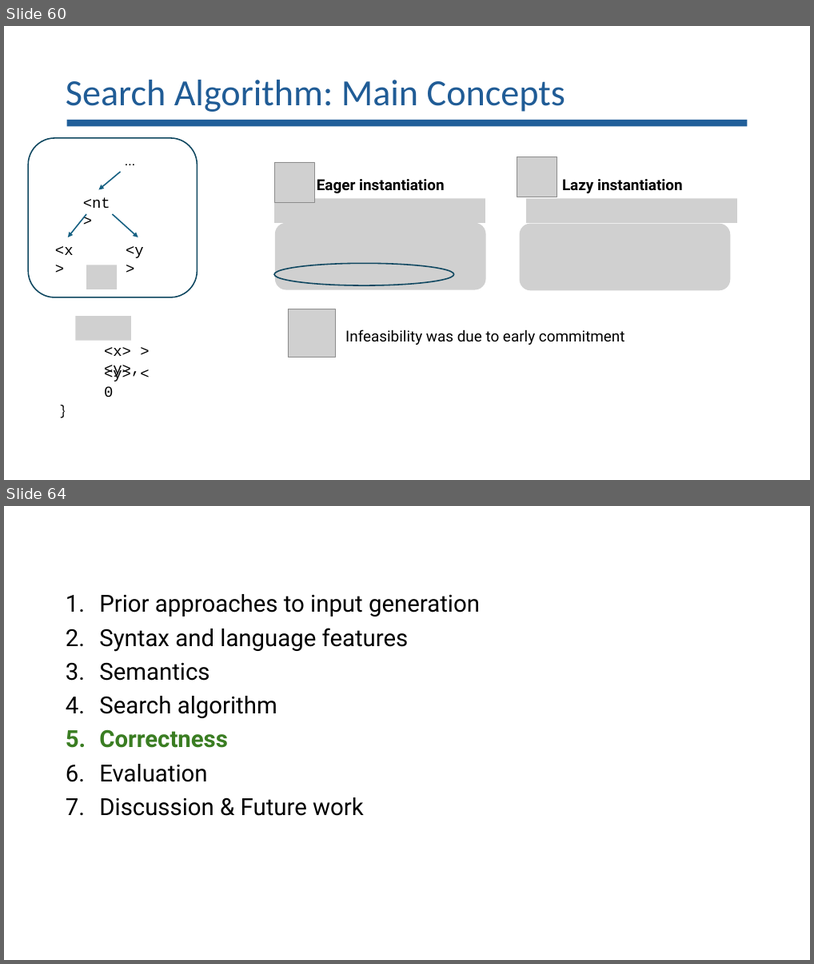
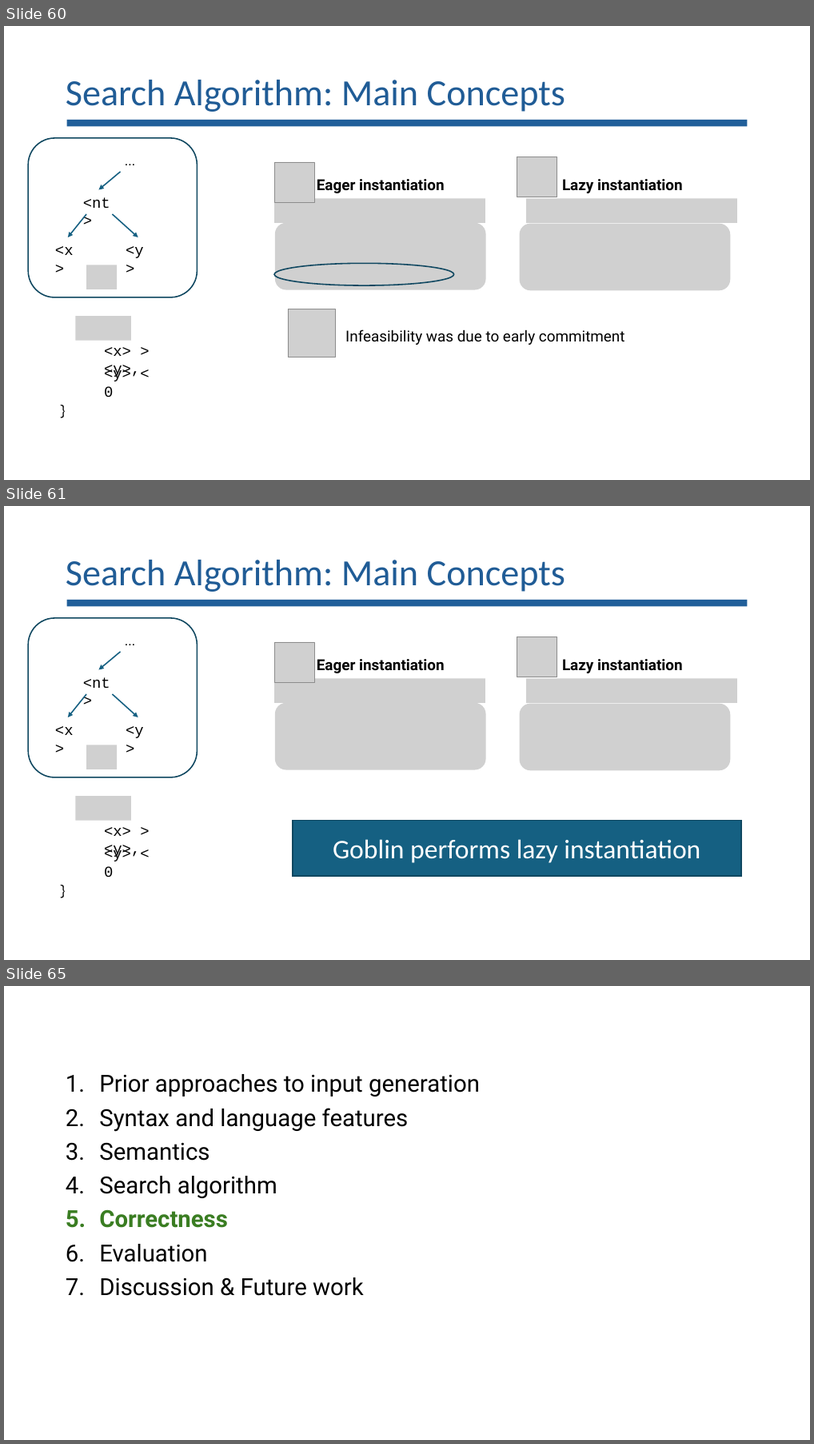
Before and after one commit to lorchrob/goblin_slides, a slide deck: goblin_slides.pptx. Shown one above the other, each under a label of ours: slides 60 and 64 before the commit, slides 60, 61 and 65 after it; the slides between them are not shown. The pictures are 814x964 and 814x1444 pixels, drawn with LibreOffice and Linux fonts; fonts in the diff are those of the drawing; grey boxes stand for pictures. Boxes give left, top, right and bottom in pixels: in the first picture for what was removed or moved away, otherwise in the second. Text is boxed around its words. In the diff, an @@ line names an element or a change of style, - is before the commit and + after.

```diff
--- a/goblin_slides.pptx
+++ b/goblin_slides.pptx
@@ slide 61 added at (x1=4, y1=506, x2=810, y2=960), background #FFFFFF @@
@@ title added at (x1=66, y1=560, x2=566, y2=592), 44 pt, text #205C96 @@
+Search Algorithm: Main Concepts
@@ rectangle added at (x1=67, y1=600, x2=747, y2=607), fill #215F9A @@
@@ rounded rectangle added at (x1=28, y1=618, x2=197, y2=777), outline #104760 1.5 pt @@
@@ text added at (x1=119, y1=628, x2=144, y2=650), 18 pt, text #000000 @@
+…
@@ picture added at (x1=274, y1=642, x2=314, y2=682) @@
@@ picture added at (x1=518, y1=636, x2=558, y2=676) @@
@@ arrow added from (121, 652) to (99, 670), #156082 1.5 pt @@
@@ text added at (x1=317, y1=659, x2=445, y2=673), 18 pt, text #000000, bold @@
+Eager instantiation
@@ text added at (x1=562, y1=659, x2=683, y2=673), 18 pt, text #000000, bold @@
+Lazy instantiation
@@ arrow added from (86, 694) to (68, 717), #156082 1.5 pt @@
@@ text added at (x1=83, y1=677, x2=110, y2=688), 18 pt, text #000000 @@
+<nt>
@@ arrow added from (112, 694) to (138, 717), #156082 1.5 pt @@
@@ picture added at (x1=274, y1=679, x2=486, y2=703) @@
@@ picture added at (x1=526, y1=679, x2=738, y2=703) @@
@@ picture added at (x1=275, y1=703, x2=486, y2=770) @@
@@ picture added at (x1=520, y1=704, x2=731, y2=770) @@
@@ text added at (x1=55, y1=726, x2=74, y2=735), 18 pt, text #000000 @@
+<x>
@@ picture added at (x1=86, y1=745, x2=117, y2=769) @@
@@ text added at (x1=126, y1=726, x2=144, y2=738), 18 pt, text #000000 @@
+<y>
@@ picture added at (x1=75, y1=796, x2=131, y2=820) @@
@@ text added at (x1=104, y1=827, x2=140, y2=858), 18 pt, text #000000 @@
+<x> > <y>,
@@ rectangle added at (x1=293, y1=820, x2=742, y2=876), fill #156082, outline #104760 1.5 pt, 32 pt, text #FFFFFF @@
+Goblin performs lazy instantiation
@@ text added at (x1=55, y1=860, x2=96, y2=884), 18 pt, text #000000 @@
+}
@@ text added at (x1=104, y1=848, x2=131, y2=877), 18 pt, text #000000 @@
+<y> < 0
@@ what was slide 64 is now slide 65 @@
```
Also in this commit, not shown: 3 slides changed, 1 other slide added, 1 slide removed.
